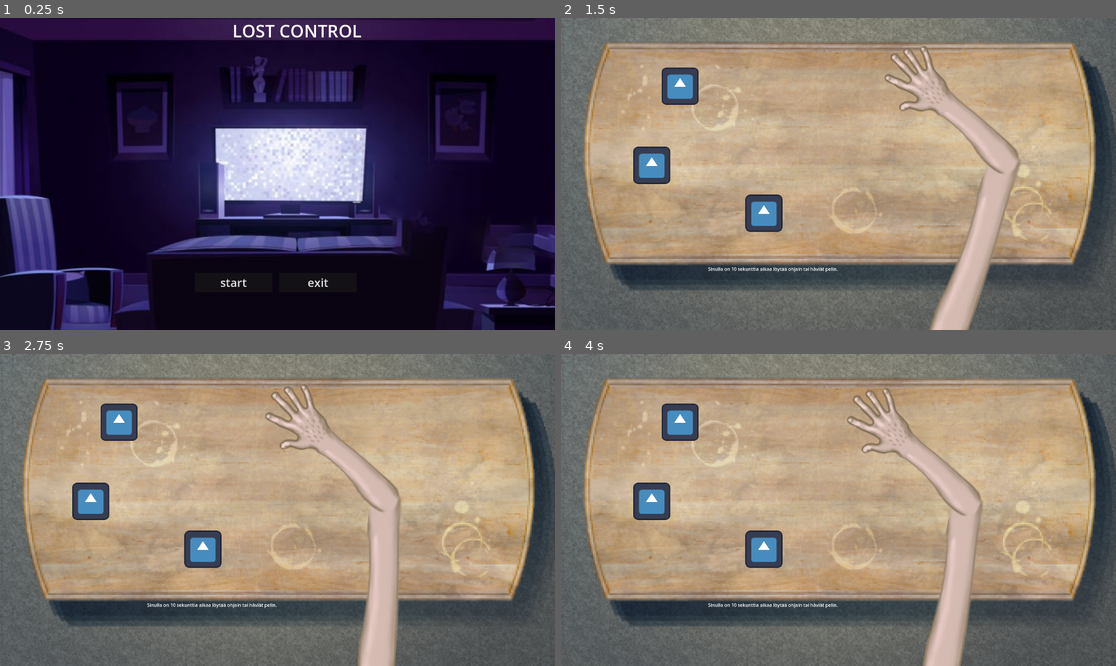
Above: before the commit, frames 1-4 (two rows, left to right).
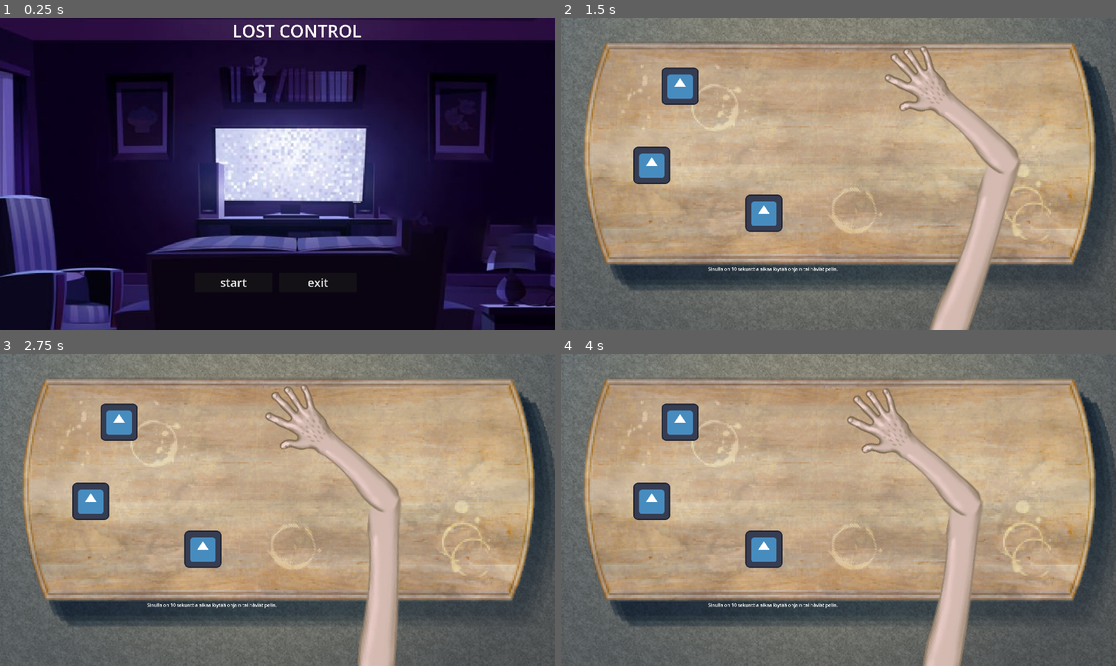
Above: after the commit, the same moments.

Repository: Hesuvius/LOST_CONTROL
Game: Godot game, scene res://menu/menu.tscn
The game is run twice, just before and just after one commit, with the same random seed, the same clock (stepped at 60 frames per second) and the same inputs. The engine's default icon, where the game draws it, is replaced by a stand-in: a white triangle on a blue panel in a dark square.
Inputs (mouse positions are in pixels of both pictures, inside the frame that each line leads up to):
- Up to frame 1 (0.25 s): no input
- Up to frame 2 (1.5 s): click "start" at 0.5 s; tap Enter at 1.25 s; move the mouse to (866, 174) at 1.27 s; click (866, 174) at 1.42 s
- Up to frame 3 (2.75 s): tap Space at 2 s; move the mouse to (249, 510) at 2.02 s; click (249, 510) at 2.17 s
- Up to frame 4 (4 s): tap Enter at 2.75 s; move the mouse to (849, 503) at 2.77 s; click (849, 503) at 2.92 s; tap Space at 3.5 s; move the mouse to (832, 516) at 3.52 s; click (832, 516) at 3.67 s

The runs differ from the first frame. In frame 1, 0.3% of the frame differs, in the area x 1-97%, y 2-93%; in frame 2, 0.1%; in frame 3, 0.1%; in frame 4, 0.1%.

Commit message:
graffaa lisää

Diff:
--- a/Lost Control/project.godot
+++ b/Lost Control/project.godot
@@ -12,14 +12,20 @@
 
 config/name="LOST_CONTROL"
 config/description="FGJ gamejam 2024 projekti"
+config/version="1"
 run/main_scene="res://menu/menu.tscn"
 config/features=PackedStringArray("4.2", "Forward Plus")
-config/icon="res://graphics/icon.svg"
+boot_splash/bg_color=Color(0, 0, 0, 1)
+boot_splash/image="res://graphics/remote.png"
+boot_splash/fullsize=false
+boot_splash/use_filter=false
+config/icon="res://graphics/remote.png"
 
 [display]
 
 window/size/viewport_width=1920
 window/size/viewport_height=1080
+window/size/resizable=false
 
 [input]
 
@@ -28,3 +34,8 @@
 "events": [Object(InputEventMouseButton,"resource_local_to_scene":false,"resource_name":"","device":-1,"window_id":0,"a …(253 unchanged characters)…
 ]
 }
+
+[rendering]
+
+textures/canvas_textures/default_texture_filter=0
+environment/defaults/default_clear_color=Color(0, 0, 0, 1)
Binary file added: Lost Control/graphics/hand_colored.png
Not shown, added: Lost Control/graphics/hand_colored.png.import
Binary file added: Lost Control/graphics/remote.png
Not shown, added: Lost Control/graphics/remote.png.import
